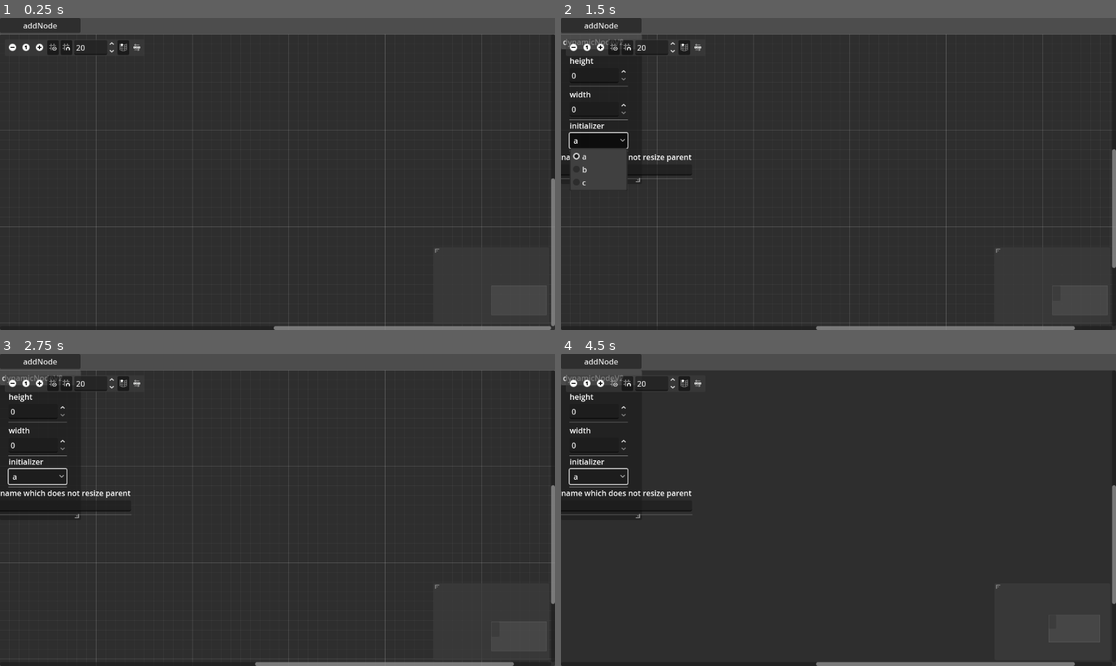
Above: before the commit, frames 1-4 (two rows, left to right).
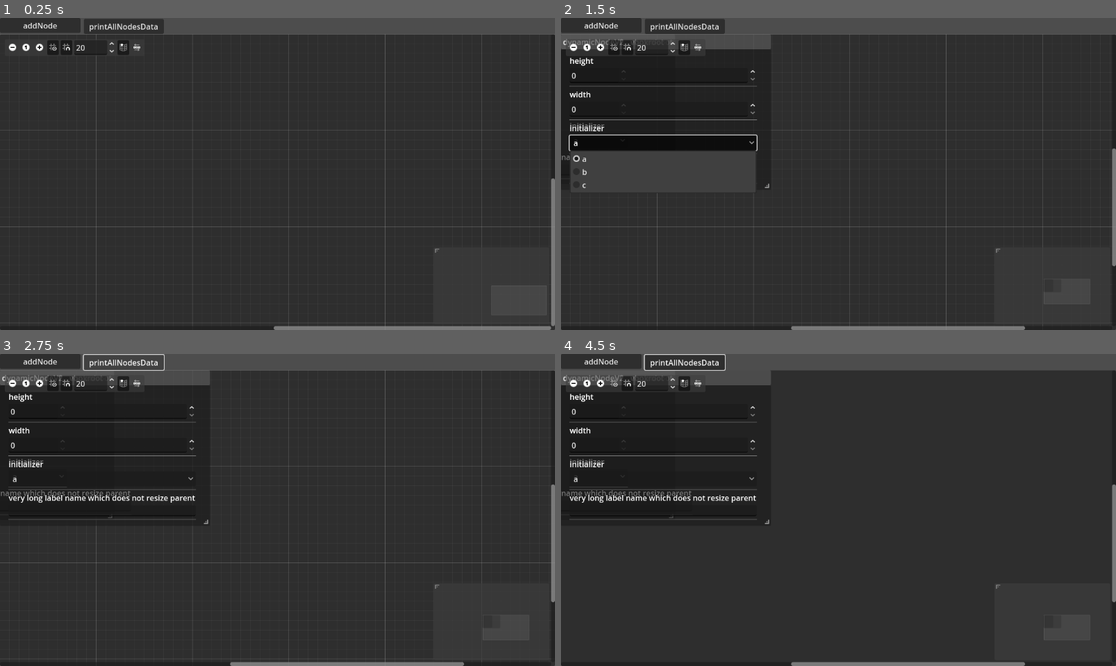
Above: after the commit, the same moments.

Repository: tomaszjacek/dynamicGraphEditNode
Game: Godot game, scene res://main.tscn
Two runs of this game, one before a commit and one after it. Both use one fixed random seed, a clock stepped at 60 frames per second and the inputs below.
Inputs (mouse positions are in pixels of both pictures, inside the frame that each line leads up to):
- Up to frame 1 (0.25 s): no input
- Up to frame 2 (1.5 s): click "addNode" at 0.5 s; click "a" at 1.25 s
- Up to frame 3 (2.75 s): click (122, 363) at 2 s, where only the run after the commit has a clickable "printAllNodesData"
- Up to frame 4 (4.5 s): click (572, 382) at 2.75 s; click (599, 382) at 3.5 s; click (616, 382) at 4.25 s

The runs differ from the first frame. In frame 1, 0.6% of the frame differs, in the area x 15-30%, y 0-6%; in frame 2, 4.1%, in the area x 0-100%, y 0-100%; in frame 3, 2.7%; in frame 4, 2.9%.

Commit message:
child root node changed from Control to VBoxContainer what is solution for parent expanding acordingly to childs size

Diff:
--- a/dynamicNodeV2_script.gd
+++ b/dynamicNodeV2_script.gd
@@ -1,20 +1,40 @@
 extends GraphNode
 class_name dynamicNodeV2
 
-
+var nodeData:Dictionary = {}
+var nodeType:String = "dynamicNodeV2"
+var nodeName:String = ""
+func setname(n:String):
+	nodeName = nodeType + "_" + n
 
 func _ready():
+	SignalsManager.puzzleInputUpdated.connect(saveInputChange)
+	SignalsManager.printNodeData.connect(printNode)
+func make_layout(dataDict : Dictionary, puzzlePreloads : Dictionary):
+	for key in dataDict:
+		print("KEY:"+key)
+		var tmp_label : String = dataDict[key]["label"]
+		var tmp_type : String = dataDict[key]["type"]
+		var tmp_value : String = str(dataDict[key]["value"])
+
+		var tmpPuzzle = puzzlePreloads[tmp_type].instantiate()
+
+		tmpPuzzle.setname(nodeName,key)
+		tmpPuzzle.set_label(tmp_label)
+		%vbox_left_v2.add_child(tmpPuzzle)
+		#if not nodeData.keys().has(tmp_name):
+		#	nodeData[tmp_name]={}
+		nodeData[key]=tmp_value
+func _process(delta):
 	pass
 
-func make_layout(dataDict : Dictionary, puzzlePreloads : Dictionary):
-	for key in dataDict:
-		print(key)
-		var tmpPuzzle = puzzlePreloads[dataDict[key]["type"]].instantiate()
+func saveInputChange(parentNodeName:String,puzzle_name:String,value:String):
+	print("parentNodeName: "+parentNodeName+" | "+"puzzle_name: "+puzzle_name + " | valuevalue:"+value)
+	if nodeName == parentNodeName:
 
-		tmpPuzzle.setname(key)
-		tmpPuzzle.set_label(dataDict[key]["label"])
-		%vbox_left_v2.add_child(tmpPuzzle)
+		nodeData[puzzle_name]=value
 
-
-func _process(delta):
-	pass
+func printNode():
+	print("NODENAME:", nodeName)
+	for key in nodeData:
+		print(key+" : "+nodeData[key])
--- a/main.gd
+++ b/main.gd
@@ -1,9 +1,13 @@
 extends Control
 
 @onready var nodeD2  = preload("res://DynamicNodeV2.tscn")
-@onready var integerInput_ = preload("res://puzless/integerInput.tscn")
-@onready var initializer_ = preload("res://puzless/initializer.tscn")
-@onready var textLineInput_ = preload("res://puzless/textLineInput.tscn")
+@onready var integerInput_ = preload("res://puzzles/integerInput.tscn")
+@onready var initializer_ = preload("res://puzzles/initializer.tscn")
+@onready var textLineInput_ = preload("res://puzzles/textLineInput.tscn")
+@onready var integerInput_vboxroot_ = preload("res://puzzles/integerInput_vboxroot.tscn")
+@onready var initializer_vboxroot_ = preload("res://puzzles/initializer_vboxroot.tscn")
+@onready var textLineInput_vboxroot_ = preload("res://puzzles/textLineInput_vboxroot.tscn")
+
 
 var puzzlePreloads:Dictionary = {}
 var n: int = 1
@@ -13,7 +17,9 @@
 	puzzlePreloads["integerInput"]=integerInput_
 	puzzlePreloads["initializer"]=initializer_
 	puzzlePreloads["textLineInput"]=textLineInput_
-
+	puzzlePreloads["integerInput_vboxroot"]=integerInput_vboxroot_
+	puzzlePreloads["initializer_vboxroot"]=initializer_vboxroot_
+	puzzlePreloads["textLineInput_vboxroot"]=textLineInput_vboxroot_
 func _process(delta):
 	pass
 
@@ -21,11 +27,26 @@
 
 func _on_button_pressed() -> void:
 	var nodeLayout : Dictionary = CsvLoader.get_db("nodeTemplate")
+	var nodeLayout_vboxroot : Dictionary = CsvLoader.get_db("nodeTemplate_vboxroot")
 
 	var tmp_node2 = nodeD2.instantiate()
+	tmp_node2.setname("_controlroot")
 	tmp_node2.make_layout(nodeLayout,puzzlePreloads)
 
+	tmp_node2.name=tmp_node2.nodeName
+	tmp_node2.title=tmp_node2.nodeName
 	%GraphEdit.add_child(tmp_node2)
+
+	var tmp_node4 = nodeD2.instantiate()
+	tmp_node4.setname("_vboxroot")
+	tmp_node4.make_layout(nodeLayout_vboxroot,puzzlePreloads)
+	tmp_node4.name=tmp_node4.nodeName
+	tmp_node4.title=tmp_node4.nodeName
+	%GraphEdit.add_child(tmp_node4)
 
 	for child in %GraphEdit.get_children():
 		child.show()
+
+
+func _on_button_2_pressed() -> void:
+	SignalsManager.printNodeData.emit()
--- a/main.tscn
+++ b/main.tscn
@@ -28,4 +28,17 @@
 offset_bottom = 30.0
 text = "addNode"
 
+[node name="Button2" type="Button" parent="."]
+unique_name_in_owner = true
+layout_mode = 1
+anchors_preset = -1
+anchor_top = 0.003
+anchor_bottom = 0.003
+offset_left = 174.0
+offset_top = 0.055999994
+offset_right = 340.0
+offset_bottom = 31.056
+text = "printAllNodesData"
+
 [connection signal="pressed" from="Button" to="." method="_on_button_pressed"]
+[connection signal="pressed" from="Button2" to="." method="_on_button_2_pressed"]
--- /dev/null
+++ b/modules/signalsManager_script.gd
@@ -0,0 +1,4 @@
+extends Node
+
+signal puzzleInputUpdated(nodeUpdated:String)
+signal printNodeData()
--- a/project.godot
+++ b/project.godot
@@ -18,6 +18,7 @@
 [autoload]
 
 CsvLoader="*res://csv_loader.gd"
+SignalsManager="*res://modules/signalsManager_script.gd"
 
 [input]
 
--- a/puzless/integerInput_script.gd
+++ /dev/null
@@ -1,20 +0,0 @@
-extends Control
-class_name integerInput
-
-var puzzleName : String = "integerInput"
-var inNodeName : String = ""
-
-func _ready():
-	print("integerInput_ready")
-
-func setname(nametxt:String):
-	inNodeName = puzzleName + "-" + nametxt
-
-func set_label(txt:String):
-	%Label.text = txt
-
-func set_value():
-	#%integerInput_SpinBox.value = val
-	pass
-func _process(delta):
-	pass
--- a/puzless/initializer.tscn
+++ b/puzzles/initializer.tscn
@@ -1,6 +1,6 @@
 [gd_scene load_steps=2 format=3 uid="uid://buexyes1bo6cg"]
 
-[ext_resource type="Script" uid="uid://cymgxqnv7063w" path="res://puzless/initializer_script.gd" id="1_nymcd"]
+[ext_resource type="Script" uid="uid://cymgxqnv7063w" path="res://puzzles/initializer_script.gd" id="1_nymcd"]
 
 [node name="initializer" type="Control"]
 custom_minimum_size = Vector2(120, 56)
@@ -31,3 +31,5 @@
 [node name="HSeparator" type="HSeparator" parent="VBoxContainer"]
 layout_mode = 2
 size_flags_vertical = 3
+
+[connection signal="item_selected" from="VBoxContainer/OptionButton" to="." method="_on_option_button_item_selected"]
--- a/puzless/initializer_script.gd
+++ b/puzzles/initializer_script.gd
@@ -3,6 +3,7 @@
 
 var puzzleName : String = "initializer"
 var inNodeName : String = ""
+var parentNodeName : String = ""
 const initializers_array : Array[String] = [
 	"a",
 	"b",
@@ -12,8 +13,9 @@
 
 var stringToIdxMap:Dictionary={}
 
-func setname(nametxt:String):
-	inNodeName = puzzleName + "-" + nametxt
+func setname(nodename:String,nametxt:String):
+	parentNodeName = nodename
+	inNodeName =  nametxt
 
 func set_label(txt:String):
 	%Label.text = txt
@@ -33,3 +35,12 @@
 
 func _process(delta):
 	pass
+
+#
+
+
+
+
+func _on_option_button_item_selected(index: int) -> void:
+	var selected_item = initializers_array[index]
+	SignalsManager.puzzleInputUpdated.emit(parentNodeName,inNodeName,selected_item)
--- /dev/null
+++ b/puzzles/initializer_vboxroot.tscn
@@ -0,0 +1,25 @@
+[gd_scene load_steps=2 format=3 uid="uid://ikrlvrunapwb"]
+
+[ext_resource type="Script" uid="uid://bcj8rqe52mtkq" path="res://puzzles/initializer_vboxroot_script.gd" id="1_ukgak"]
+
+[node name="initializer" type="VBoxContainer"]
+custom_minimum_size = Vector2(120, 56)
+offset_right = 120.0
+offset_bottom = 56.0
+script = ExtResource("1_ukgak")
+
+[node name="Label" type="Label" parent="."]
+unique_name_in_owner = true
+layout_mode = 2
+size_flags_vertical = 3
+
+[node name="OptionButton" type="OptionButton" parent="."]
+unique_name_in_owner = true
+layout_mode = 2
+size_flags_vertical = 3
+
+[node name="HSeparator" type="HSeparator" parent="."]
+layout_mode = 2
+size_flags_vertical = 3
+
+[connection signal="item_selected" from="OptionButton" to="." method="_on_option_button_item_selected"]
--- /dev/null
+++ b/puzzles/initializer_vboxroot_script.gd
@@ -0,0 +1,46 @@
+extends Control
+class_name initializer_vboxroot
+
+var puzzleName : String = "initializer"
+var inNodeName : String = ""
+var parentNodeName : String = ""
+const initializers_array : Array[String] = [
+	"a",
+	"b",
+	"c"
+
+]
+
+var stringToIdxMap:Dictionary={}
+
+func setname(nodename:String,nametxt:String):
+	parentNodeName = nodename
+	inNodeName =  nametxt
+
+func set_label(txt:String):
+	%Label.text = txt
+
+func set_value():
+	pass
+
+func _ready():
+
+	for i in initializers_array:
+		%OptionButton.add_item(i)
+	var ni:int=0
+	for i in initializers_array:
+		stringToIdxMap[i]=ni
+		ni +=1
+
+
+func _process(delta):
+	pass
+
+#
+
+
+
+
+func _on_option_button_item_selected(index: int) -> void:
+	var selected_item = initializers_array[index]
+	SignalsManager.puzzleInputUpdated.emit(parentNodeName,inNodeName,selected_item)
--- a/puzless/integerInput.tscn
+++ b/puzzles/integerInput.tscn
@@ -1,6 +1,6 @@
 [gd_scene load_steps=2 format=3 uid="uid://cv103d5wllfxj"]
 
-[ext_resource type="Script" uid="uid://h6a6xa36oj0k" path="res://puzless/integerInput_script.gd" id="1_515r2"]
+[ext_resource type="Script" uid="uid://h6a6xa36oj0k" path="res://puzzles/integerInput_script.gd" id="1_515r2"]
 
 [node name="IntegerInput" type="Control"]
 custom_minimum_size = Vector2(120, 66)
@@ -30,3 +30,5 @@
 
 [node name="HSeparator" type="HSeparator" parent="VBoxContainer"]
 layout_mode = 2
+
+[connection signal="value_changed" from="VBoxContainer/integerInput_SpinBox" to="." method="_on_integer_input_spin_box_value_changed"]
--- /dev/null
+++ b/puzzles/integerInput_script.gd
@@ -0,0 +1,24 @@
+extends Control
+class_name integerInput_vboxroot
+
+var puzzleName : String = "integerInput"
+var inNodeName : String = ""
+var parentNodeName : String = ""
+func _ready():
+	print("integerInput_ready")
+
+func setname(nodename:String,nametxt:String):
+	parentNodeName = nodename
+	inNodeName =  nametxt
+func set_label(txt:String):
+	%Label.text = txt
+
+func set_value():
+	#%integerInput_SpinBox.value = val
+	pass
+func _process(delta):
+	pass
+
+
+func _on_integer_input_spin_box_value_changed(value: float) -> void:
+	SignalsManager.puzzleInputUpdated.emit(parentNodeName,inNodeName,str(%integerInput_SpinBox.value))
--- /dev/null
+++ b/puzzles/integerInput_vboxroot.tscn
@@ -0,0 +1,24 @@
+[gd_scene load_steps=2 format=3 uid="uid://s7caitficcq8"]
+
+[ext_resource type="Script" uid="uid://mokwxi7deaoe" path="res://puzzles/integerInput_vboxroot_script.gd" id="1_jyoqo"]
+
+[node name="IntegerInput" type="VBoxContainer"]
+custom_minimum_size = Vector2(120, 66)
+offset_right = 120.0
+offset_bottom = 66.0
+script = ExtResource("1_jyoqo")
+
+[node name="Label" type="Label" parent="."]
+unique_name_in_owner = true
+layout_mode = 2
+size_flags_vertical = 3
+
+[node name="integerInput_SpinBox" type="SpinBox" parent="."]
+unique_name_in_owner = true
+layout_mode = 2
+size_flags_vertical = 3
+
+[node name="HSeparator" type="HSeparator" parent="."]
+layout_mode = 2
+
+[connection signal="value_changed" from="integerInput_SpinBox" to="." method="_on_integer_input_spin_box_value_changed"]
--- /dev/null
+++ b/puzzles/integerInput_vboxroot_script.gd
@@ -0,0 +1,24 @@
+extends Control
+class_name integerInput
+
+var puzzleName : String = "integerInput"
+var inNodeName : String = ""
+var parentNodeName : String = ""
+func _ready():
+	print("integerInput_ready")
+
+func setname(nodename:String,nametxt:String):
+	parentNodeName = nodename
+	inNodeName =  nametxt
+func set_label(txt:String):
+	%Label.text = txt
+
+func set_value():
+	#%integerInput_SpinBox.value = val
+	pass
+func _process(delta):
+	pass
+
+
+func _on_integer_input_spin_box_value_changed(value: float) -> void:
+	SignalsManager.puzzleInputUpdated.emit(parentNodeName,inNodeName,str(%integerInput_SpinBox.value))
--- a/puzless/textLineInput.tscn
+++ b/puzzles/textLineInput.tscn
@@ -1,6 +1,6 @@
 [gd_scene load_steps=2 format=3 uid="uid://dl0appihyy5ht"]
 
-[ext_resource type="Script" uid="uid://dpnad25g1gmi7" path="res://puzless/textLineInput_script.gd" id="1_n66h8"]
+[ext_resource type="Script" uid="uid://dpnad25g1gmi7" path="res://puzzles/textLineInput_script.gd" id="1_n66h8"]
 
 [node name="TextLineInput" type="Control"]
 custom_minimum_size = Vector2(120, 56)
@@ -11,11 +11,9 @@
 script = ExtResource("1_n66h8")
 
 [node name="VBoxContainer" type="VBoxContainer" parent="."]
-layout_mode = 1
-anchors_preset = -1
-anchor_right = 1.0
-anchor_bottom = 1.036
-offset_bottom = -0.01599884
+layout_mode = 0
+offset_right = 120.0
+offset_bottom = 58.0
 grow_horizontal = 2
 grow_vertical = 2
 
@@ -30,3 +28,5 @@
 
 [node name="HSeparator" type="HSeparator" parent="VBoxContainer"]
 layout_mode = 2
+
+[connection signal="text_changed" from="VBoxContainer/TextEdit" to="." method="_on_text_edit_text_changed"]
--- a/puzless/textLineInput_script.gd
+++ b/puzzles/textLineInput_script.gd
@@ -3,13 +3,13 @@
 
 var puzzleName : String = "textLineInput"
 var inNodeName : String = ""
-
+var parentNodeName : String = ""
 func _ready():
 	print("integerInput_ready")
 
-func setname(nametxt:String):
-	inNodeName = puzzleName + "-" + nametxt
-
+func setname(nodename:String,nametxt:String):
+	parentNodeName = nodename
+	inNodeName =  nametxt
 func set_label(txt:String):
 	%Label.text = txt
 
@@ -17,3 +17,7 @@
 	%TextEdit.text = txt
 func _process(delta):
 	pass
+
+
+func _on_text_edit_text_changed() -> void:
+	SignalsManager.puzzleInputUpdated.emit(parentNodeName,inNodeName,%TextEdit.text)
--- /dev/null
+++ b/puzzles/textLineInput_vboxroot.tscn
@@ -0,0 +1,23 @@
+[gd_scene load_steps=2 format=3 uid="uid://c4kv35i21altm"]
+
+[ext_resource type="Script" uid="uid://psxuvl8y3ib8" path="res://puzzles/textLineInput_vboxroot_script.gd" id="1_m1fc6"]
+
+[node name="TextLineInput" type="VBoxContainer"]
+custom_minimum_size = Vector2(120, 56)
+offset_right = 120.0
+offset_bottom = 58.0
+script = ExtResource("1_m1fc6")
+
+[node name="Label" type="Label" parent="."]
+unique_name_in_owner = true
+layout_mode = 2
+
+[node name="TextEdit" type="TextEdit" parent="."]
+unique_name_in_owner = true
+custom_minimum_size = Vector2(0, 23)
+layout_mode = 2
+
+[node name="HSeparator" type="HSeparator" parent="."]
+layout_mode = 2
+
+[connection signal="text_changed" from="TextEdit" to="." method="_on_text_edit_text_changed"]
--- /dev/null
+++ b/puzzles/textLineInput_vboxroot_script.gd
@@ -0,0 +1,23 @@
+extends Control
+class_name textLineInput_vboxroot
+
+var puzzleName : String = "textLineInput"
+var inNodeName : String = ""
+var parentNodeName : String = ""
+func _ready():
+	print("integerInput_ready")
+
+func setname(nodename:String,nametxt:String):
+	parentNodeName = nodename
+	inNodeName =  nametxt
+func set_label(txt:String):
+	%Label.text = txt
+
+func set_value(txt:String):
+	%TextEdit.text = txt
+func _process(delta):
+	pass
+
+
+func _on_text_edit_text_changed() -> void:
+	SignalsManager.puzzleInputUpdated.emit(parentNodeName,inNodeName,%TextEdit.text)
Not shown, added: Database/nodeTemplate_vboxroot.txt
Not shown, added: modules/signalsManager_script.gd.uid
Renamed: puzless/initializer_script.gd.uid -> puzzles/initializer_script.gd.uid
Not shown, added: puzzles/initializer_vboxroot_script.gd.uid
Renamed: puzless/integerInput_script.gd.uid -> puzzles/integerInput_script.gd.uid
Not shown, added: puzzles/integerInput_vboxroot_script.gd.uid
Renamed: puzless/textLineInput_script.gd.uid -> puzzles/textLineInput_script.gd.uid
Not shown, added: puzzles/textLineInput_vboxroot_script.gd.uid
